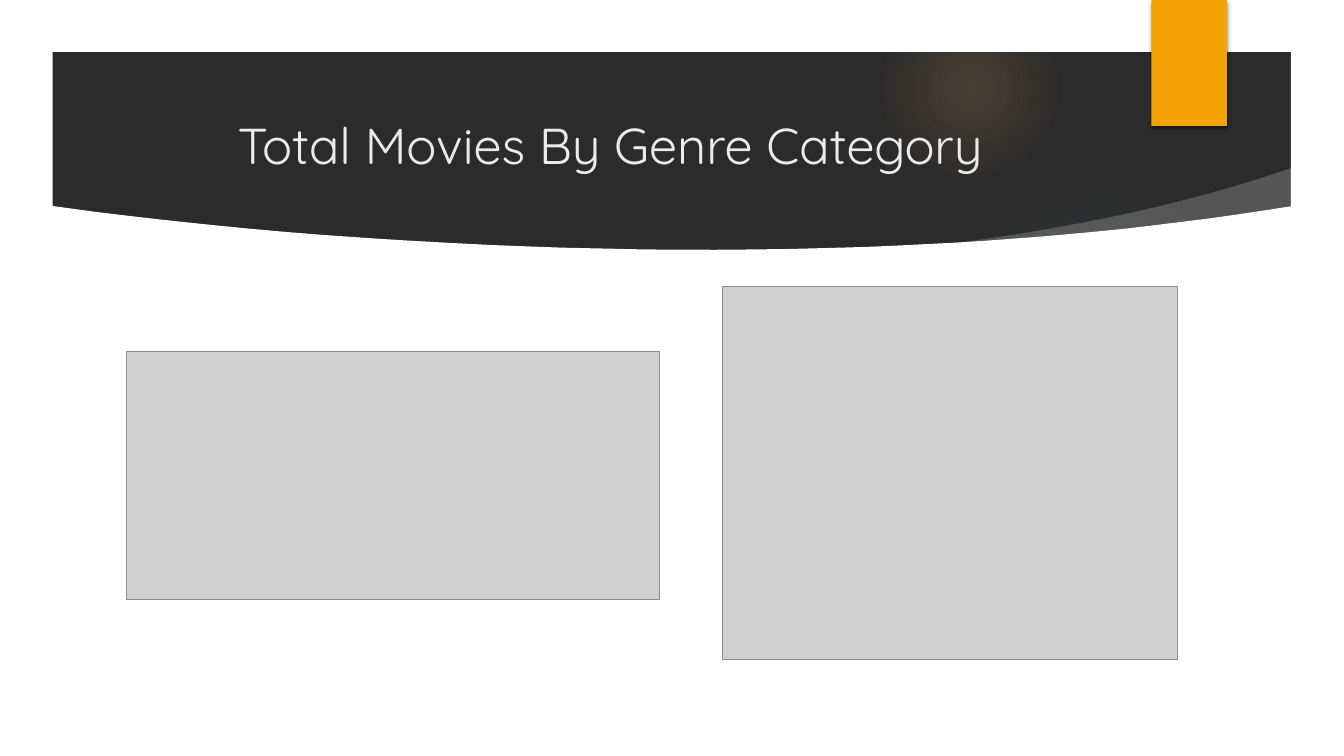
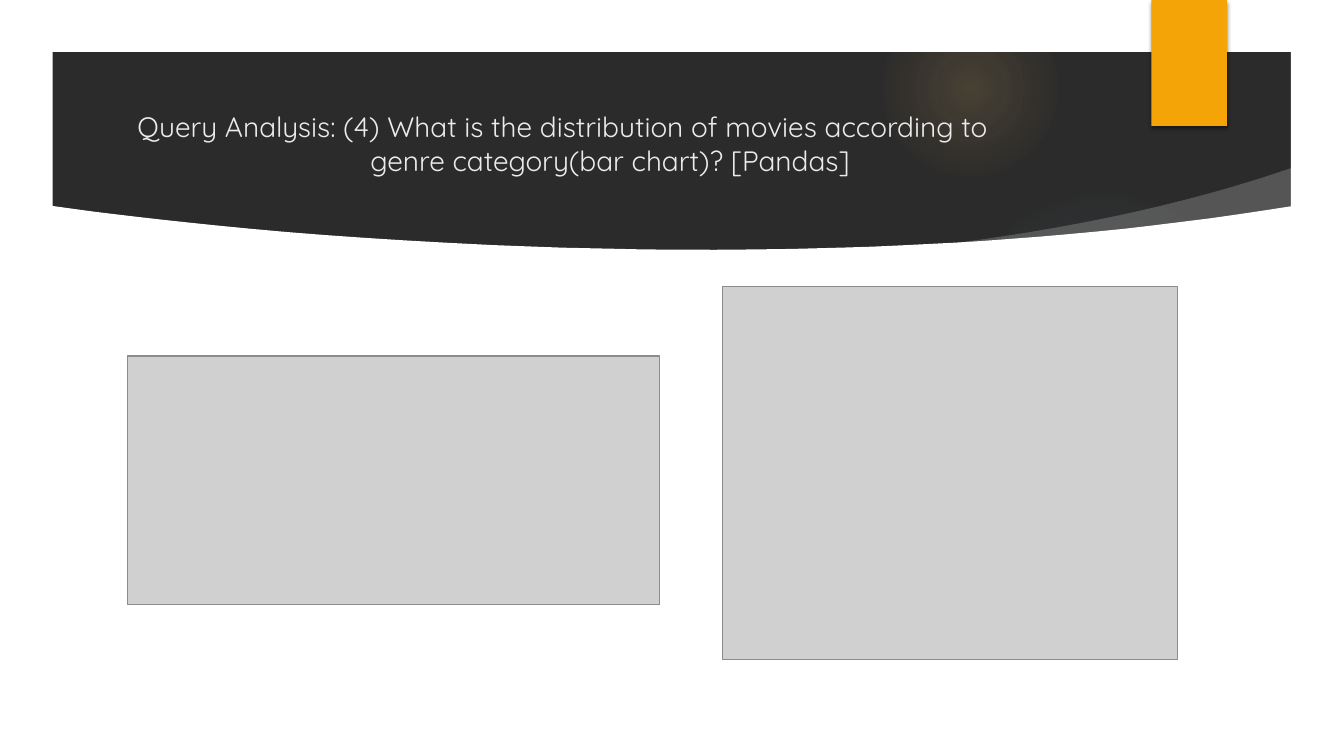
Before and after one commit to mpeteet/ETL-challenge-Team-3, a slide deck: slide 21 of Extract, Transform, Load.pptx (slide 17 before the commit). Drawn at 1344x756 pixels with LibreOffice and Linux fonts; fonts in the diff are those of the drawing; grey boxes stand for pictures; background and template pictures are left out; a plain dark background stands for a picture behind light text. Boxes give left, top, right and bottom in pixels: in the first picture for what was removed or moved away, otherwise in the second. Text is boxed around its words. In the diff, an @@ line names an element or a change of style, - is before the commit and + after.

```diff
--- a/Extract, Transform, Load.pptx
+++ b/Extract, Transform, Load.pptx
@@ title "Query Analysis: (4) What is ..." at box(137, 116, 987, 177): vertical alignment middle to top @@
@@ title at box(137, 116, 987, 177): text changed; size 36 to 20 pt @@
-Total Movies By Genre Category
+Query Analysis: (4) What is the distribution of movies according to genre category(bar chart)? [Pandas]
@@ picture: place and size @@
-picture at box(127, 351, 659, 599)
+picture at box(127, 356, 659, 604)
```
Also in this commit, not shown: 1 other slide changed, 5 slides added.
